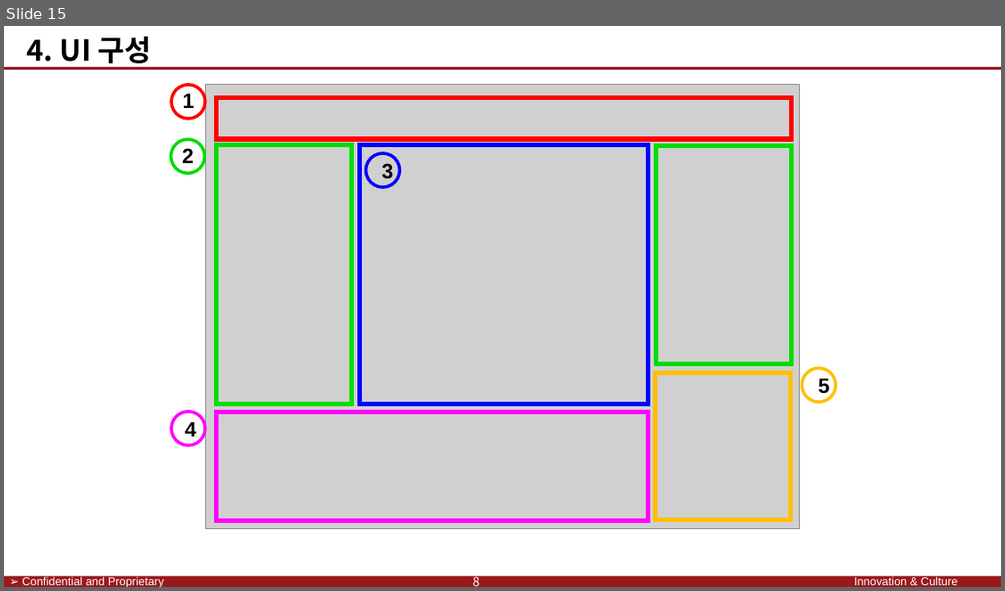
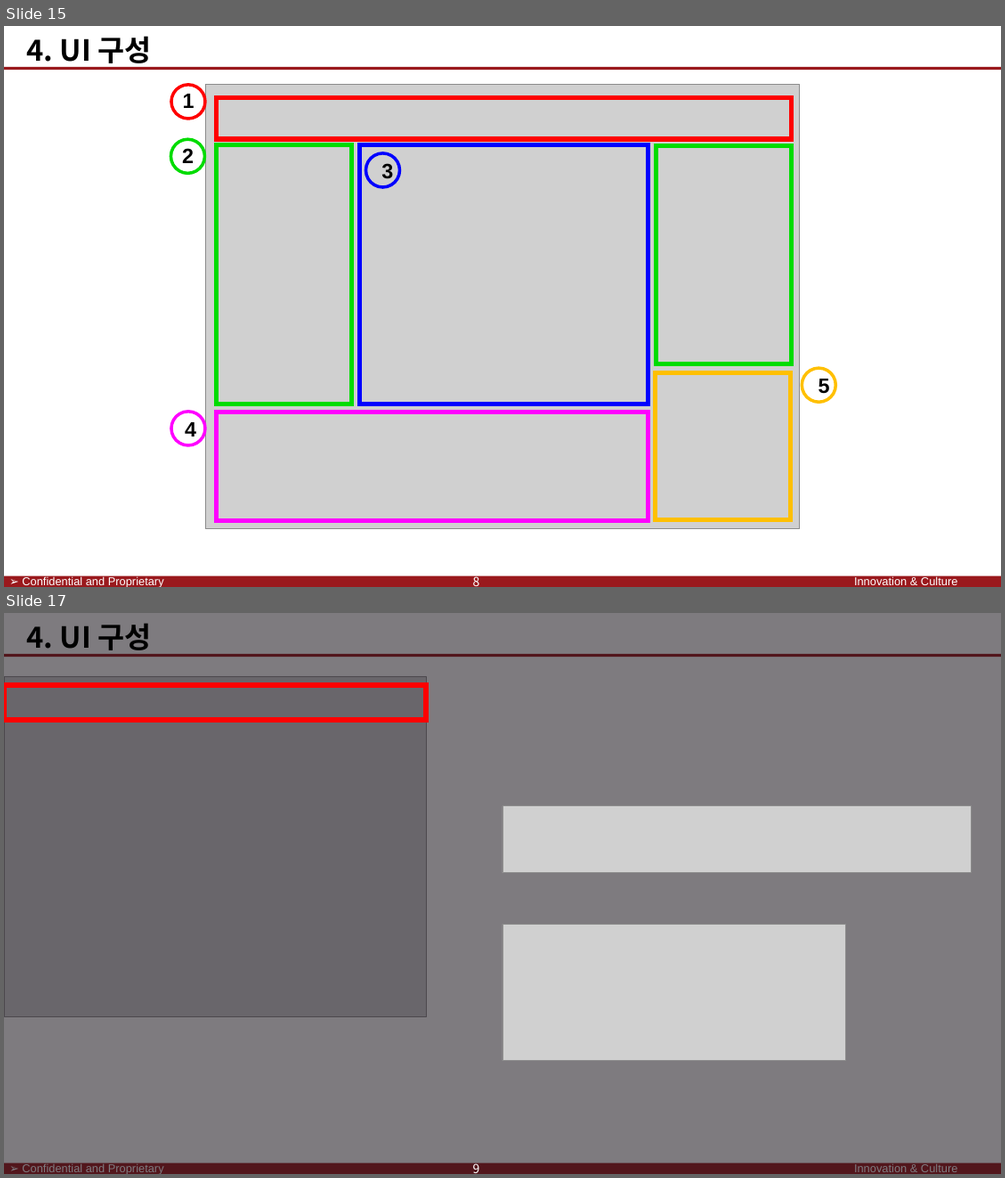
Before and after one commit to SaintSeong/JusungProject, a slide deck: A조 발표/A조 발표 최종.pptx. Shown one above the other, each under a label of ours: slide 15 before the commit, slides 15 and 17 after it; the slides between them are not shown. The pictures are 1005x591 and 1005x1178 pixels, drawn with LibreOffice and Linux fonts; fonts in the diff are those of the drawing; grey boxes stand for pictures; background and template pictures are left out. Boxes give left, top, right and bottom in pixels: in the first picture for what was removed or moved away, otherwise in the second. Text is boxed around its words. In the diff, an @@ line names an element or a change of style, - is before the commit and + after.

```diff
--- a/A조 발표/A조 발표 최종.pptx
+++ b/A조 발표/A조 발표 최종.pptx
@@ slide 17 added at bbox=[4, 613, 1001, 1174], background #FFFFFF; not listed: 4 template elements that a slide beside it also shows @@
@@ rectangle added at bbox=[4, 613, 1001, 1174], fill #1A141C at 56% opacity, outline #000000 0.75 pt @@
@@ text added at bbox=[27, 623, 152, 656], 28 pt, text #000000, bold @@
+4. UI 구성
@@ picture added at bbox=[4, 676, 427, 1016] @@
@@ rectangle added at bbox=[4, 685, 427, 719], outline #FF0000 5 pt @@
@@ picture added at bbox=[502, 806, 971, 873] @@
@@ picture added at bbox=[502, 925, 846, 1060] @@
@@ text added at bbox=[473, 1161, 480, 1174], 12 pt, text #FFFFFF @@
+9
```
Also in this commit, not shown: 9 slides changed, 4 other slides added.
